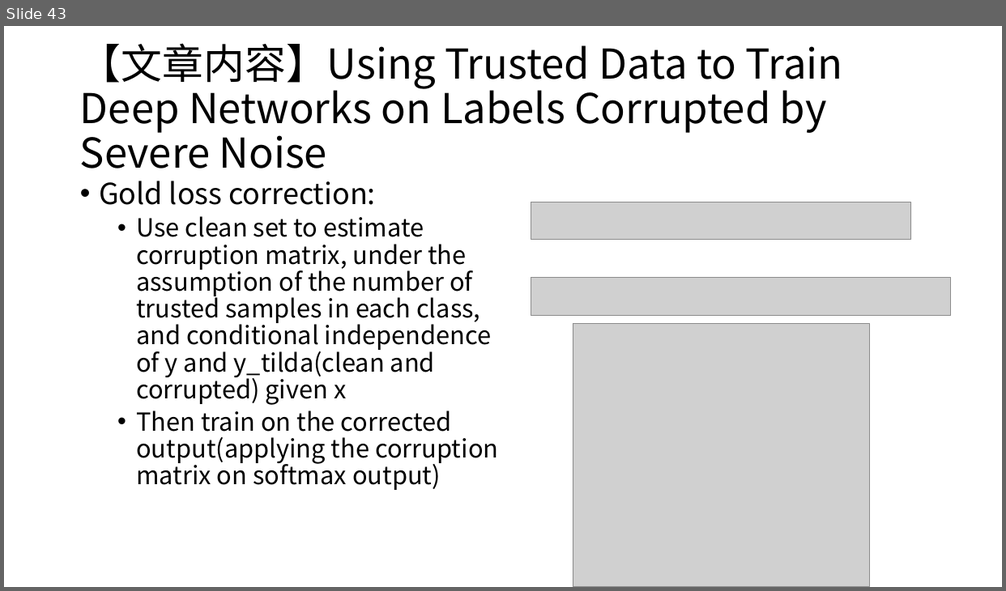
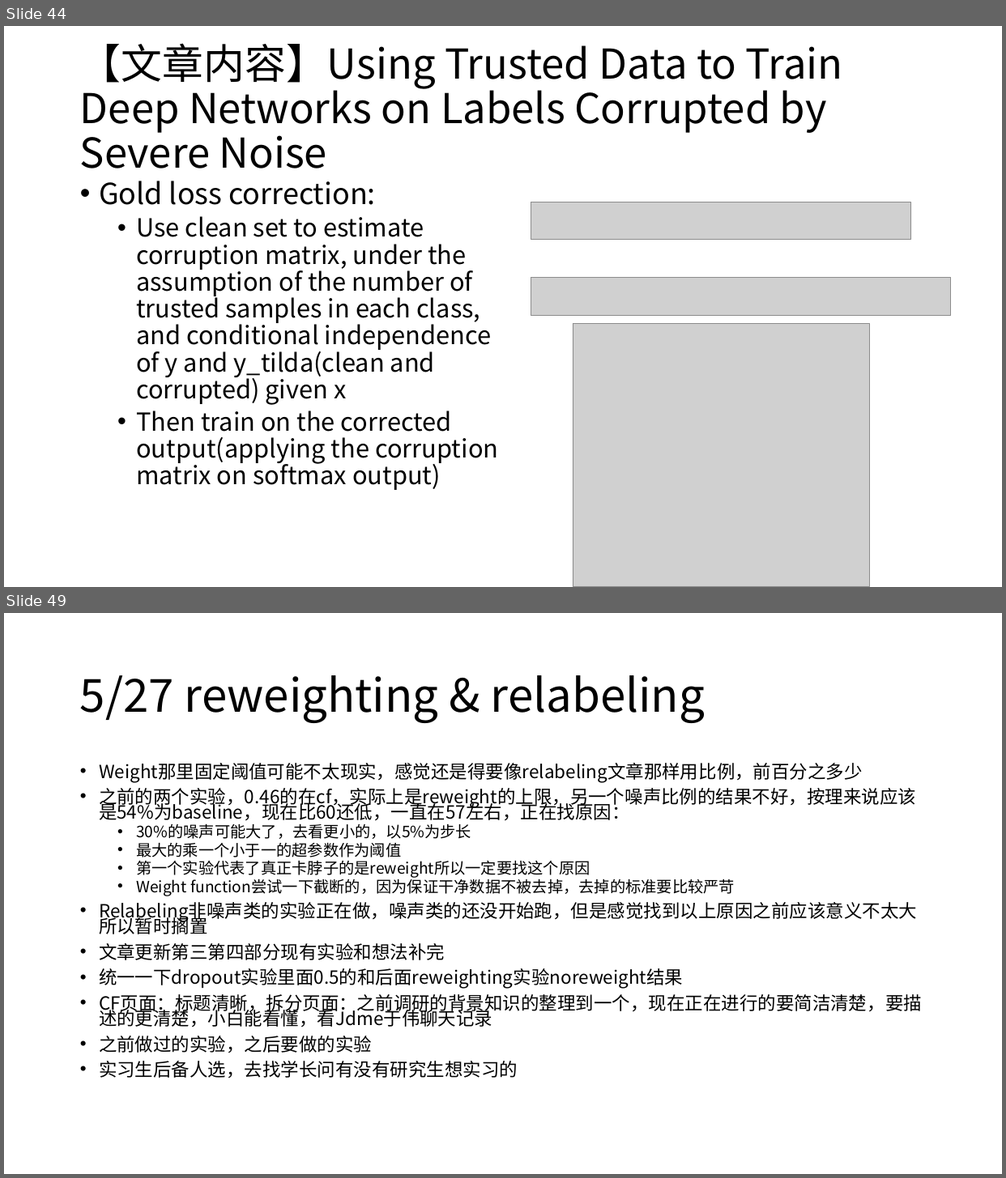
Before and after one commit to Adamli12/Uncertainty-quantification, a slide deck: all_thoughts.pptx. Shown one above the other, each under a label of ours: slide 43 before the commit, slides 44 and 49 after it; the slides between them are not shown. The pictures are 1006x591 and 1006x1178 pixels, drawn with LibreOffice and Linux fonts; fonts in the diff are those of the drawing; grey boxes stand for pictures. Boxes give left, top, right and bottom in pixels: in the first picture for what was removed or moved away, otherwise in the second. Text is boxed around its words. In the diff, an @@ line names an element or a change of style, - is before the commit and + after.

```diff
--- a/all_thoughts.pptx
+++ b/all_thoughts.pptx
@@ slide 49 added at (4,613,1002,1174), background #FFFFFF @@
@@ title added at (80,675,705,723), 44 pt, text #000000 @@
+5/27 reweighting & relabeling
@@ text added at (99,763,922,1079), 17.5 pt, text #000000 @@
+• Weight那里固定阈值可能不太现实，感觉还是得要像relabeling文章那样用比例，前百分之多少
+• 之前的两个实验，0.46的在cf，实际上是reweight的上限，另一个噪声比例的结果不好，按理来说应该是54%为baseline，现在比60还低，一直在57左右，正在找原因：
+  • 30%的噪声可能大了，去看更小的，以5%为步长
+  • 最大的乘一个小于一的超参数作为阈值
+  • 第一个实验代表了真正卡脖子的是reweight所以一定要找这个原因
+  • Weight function尝试一下截断的，因为保证干净数据不被去掉，去掉的标准要比较严苛
+• Relabeling非噪声类的实验正在做，噪声类的还没开始跑，但是感觉找到以上原因之前应该意义不太大所以暂时搁置
+• 文章更新第三第四部分现有实验和想法补完
+• 统一一下dropout实验里面0.5的和后面reweighting实验noreweight结果
+• CF页面：标题清晰，拆分页面：之前调研的背景知识的整理到一个，现在正在进行的要简洁清楚，要描述的更清楚，小白能看懂，看Jdme于伟聊天记录
+• 之前做过的实验，之后要做的实验
+• 实习生后备人选，去找学长问有没有研究生想实习的
@@ what was slide 43 is now slide 44 @@
```
Also in this commit, not shown: 5 other slides added, 6 other files.
